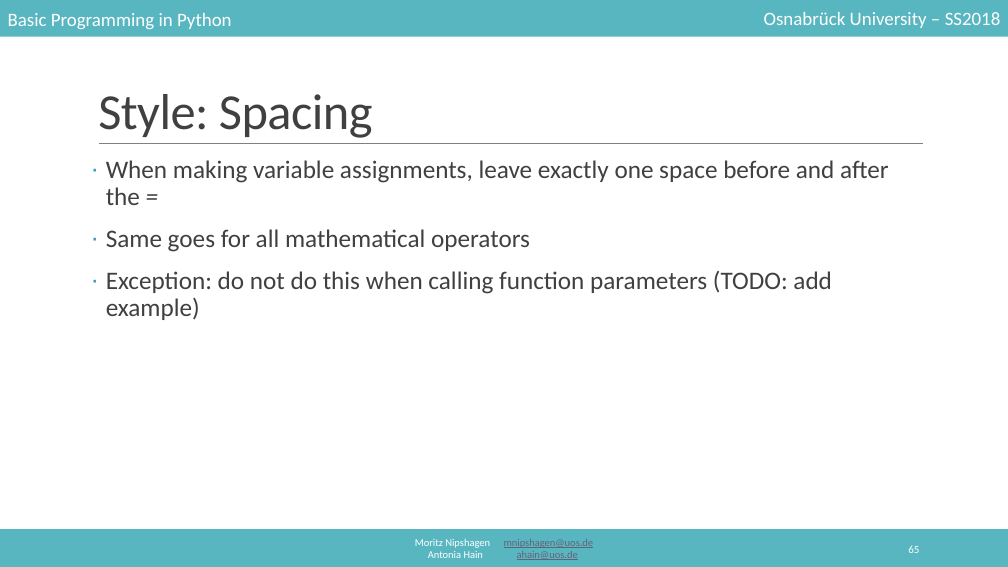
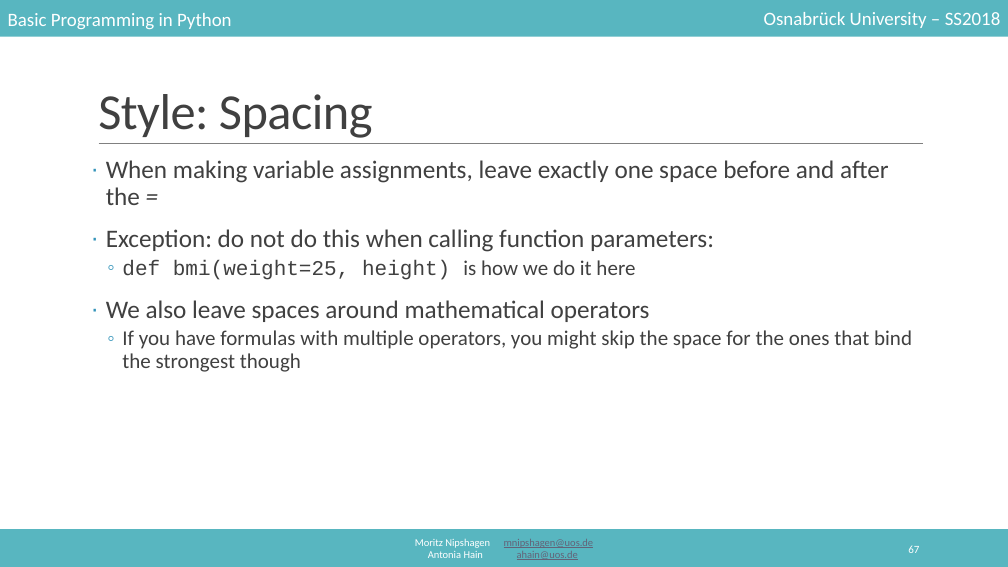
Before and after one commit to mnipshagen/monty, a slide deck: slide 67 of 2018/02/Syntax_and_variables.pptx (slide 65 before the commit). Drawn at 1008x567 pixels with LibreOffice and Linux fonts; fonts in the diff are those of the drawing. Boxes give left, top, right and bottom in pixels: in the first picture for what was removed or moved away, otherwise in the second. Text is boxed around its words. In the diff, an @@ line names an element or a change of style, - is before the commit and + after.

```diff
--- a/2018/02/Syntax_and_variables.pptx
+++ b/2018/02/Syntax_and_variables.pptx
@@ text at bbox=[106, 229, 912, 372]: text changed; size 24 to 20 pt @@
-· Same goes for all mathematical operators
-· Exception: do not do this when calling function parameters (TODO: add example)
+· Exception: do not do this when calling function parameters:
+  ◦ def bmi(weight=25, height) is how we do it here
+· We also leave spaces around mathematical operators
+  ◦ If you have formulas with multiple operators, you might skip the space for the ones that bind the strongest though
@@ page number at bbox=[908, 545, 919, 553]: text changed @@
-65
+67
```
Also in this commit, not shown: 29 other slides changed, 3 slides added, 1 slide removed, 3 other files.
